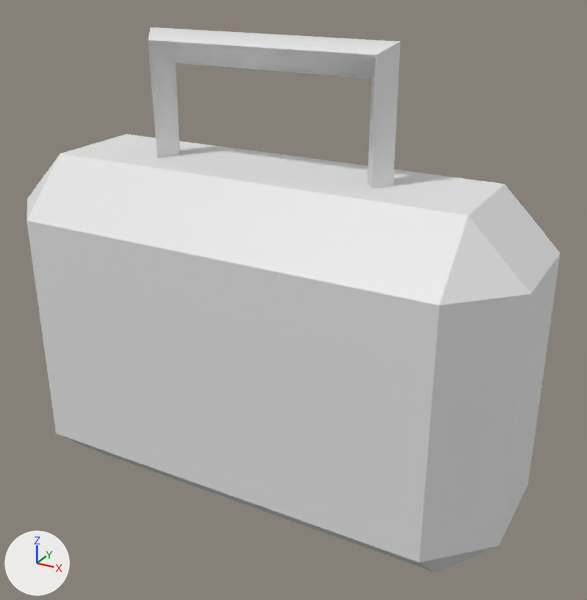
A saved change to the FBX model Proyect Z/Assets/Modelos 3D/Objetos/Herramientas/HealthKit.fbx.
Camera for both pictures: a 50 mm camera at (10.83, -18.26, 15.46) aimed at (0.7, 0.16, 6.25). The lights are fixed; the arrows at lower left show +X, +Y and +Z. The older version comes first. Where no turn or scale is listed for an object, it has been applied to the vertices.

Names of what the first picture shows: 'Asa', 'BolsaMetal'.
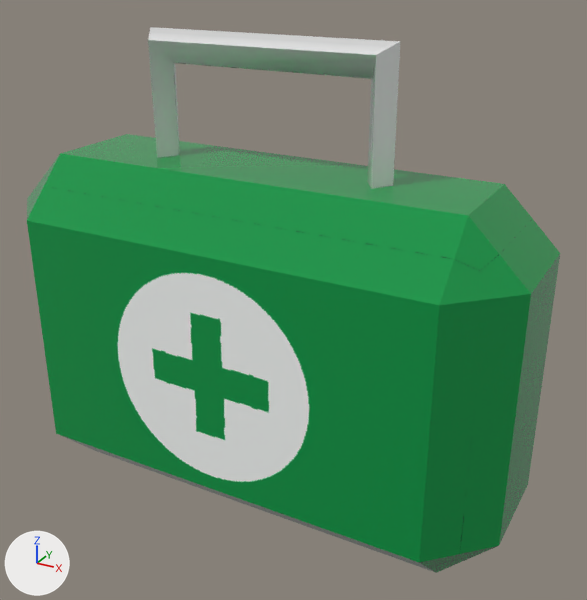
Pixel boxes (x1, y1, x2, y2) of what changed, in the pictures (587 x 600 px):
'BolsaMetal', recoloured (white to green): (27, 134, 560, 573) in both

Patch to the scene script:
```diff
--- a/Proyect Z/Assets/Modelos 3D/Objetos/Herramientas/HealthKit.fbx.py
+++ b/Proyect Z/Assets/Modelos 3D/Objetos/Herramientas/HealthKit.fbx.py
@@ img_uvhealthkitpngcolor_png @@
+img_uvhealthkitpngcolor_png = load_image('UVHealthKitPNGColor.png', 'Texturas/UVHealthKitPNGColor.png', 1024, 1024, 'sRGB')
@@ mat_material__2 @@
+mat_material__2 = principled_material('Material #2')
+mat_material__2.texture = img_uvhealthkitpngcolor_png
+mat_material__2.roughness = 0.0
@@ me_mesh_001 @@
 me_mesh_001.from_pydata(...)  # 57 vertices, 54 faces; spans x -7.5..7.5, y -3.0..3.0, z 0.0..10.0
+me_mesh_001.materials.append(mat_material__2)  # picture img_uvhealthkitpngcolor_png
```
